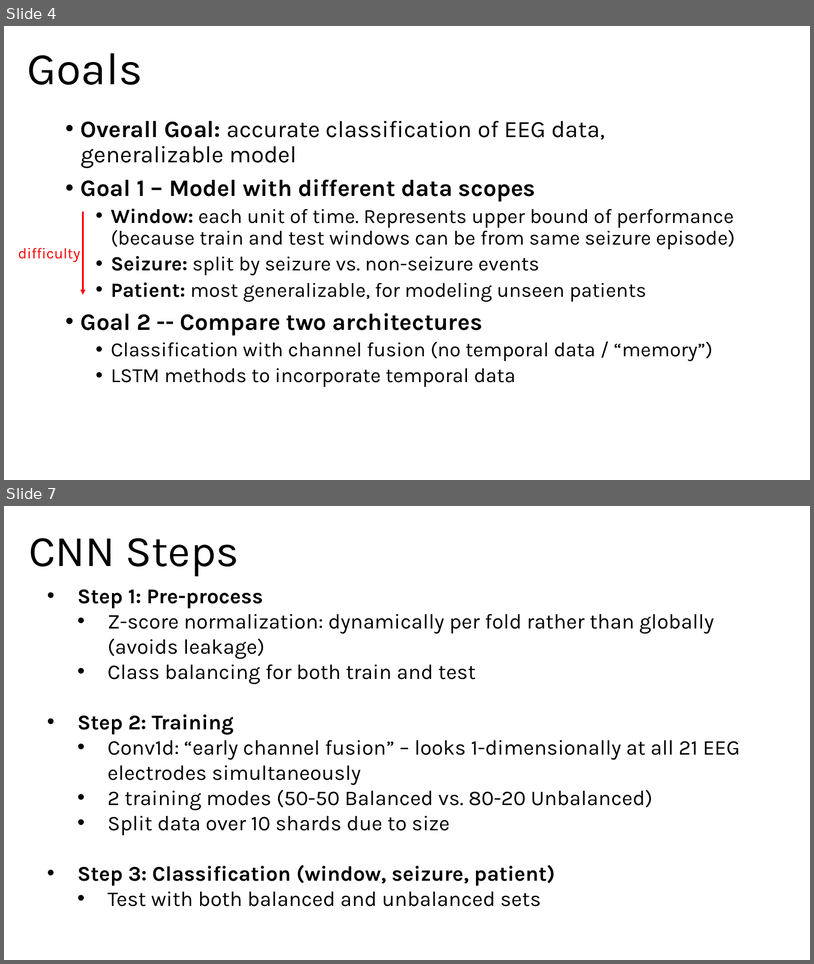
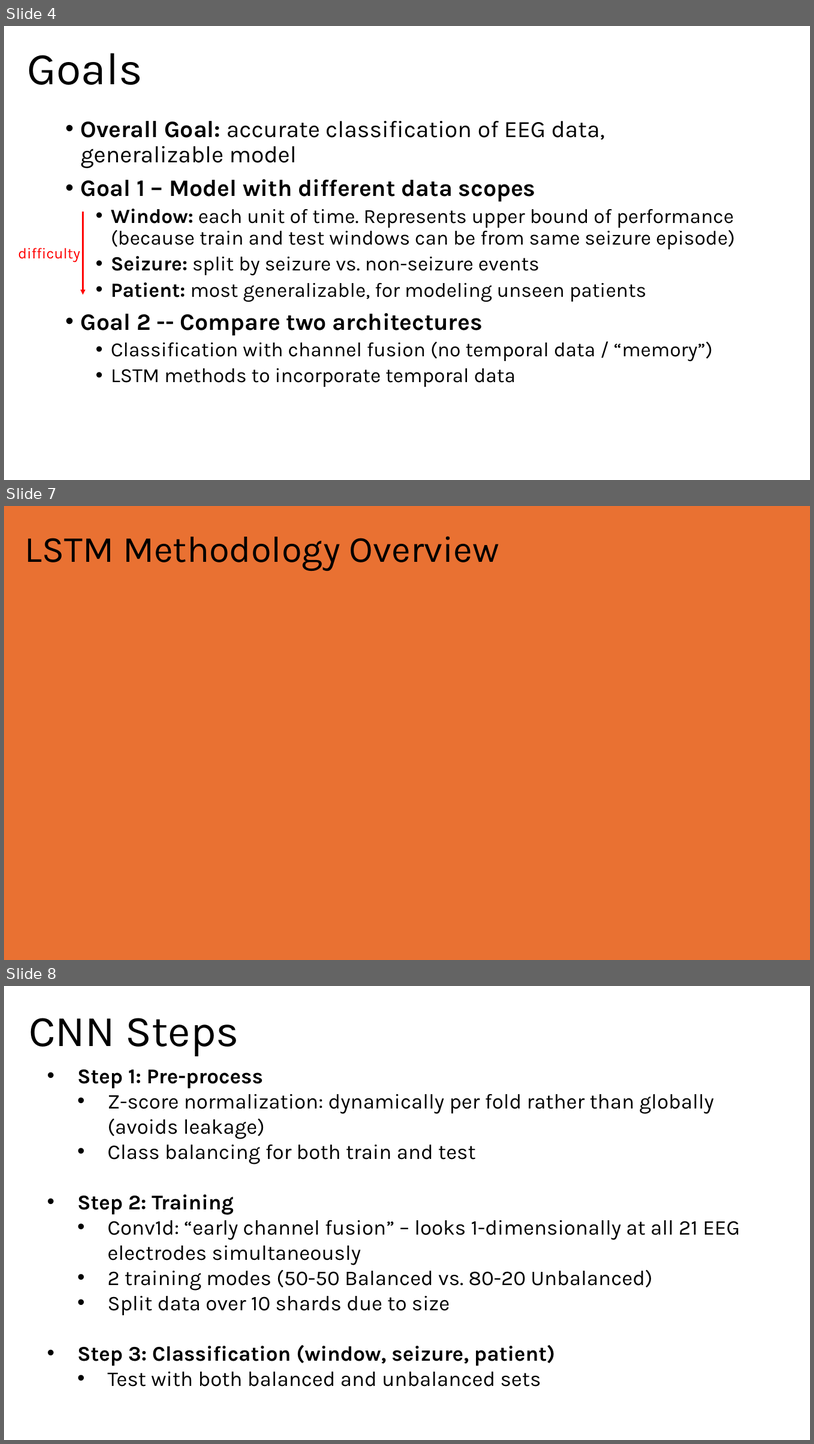
Before and after one commit to eshin21/EpilepsyDeepLearning, a slide deck: Group 3 Seizures Deep Learning Presentation.pptx. Shown one above the other, each under a label of ours: slides 4 and 7 before the commit, slides 4, 7 and 8 after it; the slides between them are not shown. The pictures are 814x964 and 814x1444 pixels, drawn with LibreOffice and Linux fonts; fonts in the diff are those of the drawing. Boxes give left, top, right and bottom in pixels: in the first picture for what was removed or moved away, otherwise in the second. Text is boxed around its words. In the diff, an @@ line names an element or a change of style, - is before the commit and + after.

```diff
--- a/Group 3 Seizures Deep Learning Presentation.pptx
+++ b/Group 3 Seizures Deep Learning Presentation.pptx
@@ slide 7 added at (x1=4, y1=506, x2=810, y2=960), background #E97132 @@
@@ title added at (x1=25, y1=536, x2=500, y2=571), 44 pt, text #000000 @@
+LSTM Methodology Overview
@@ what was slide 7 is now slide 8 @@
```
Also in this commit, not shown: 3 slides changed, 4 other files.
